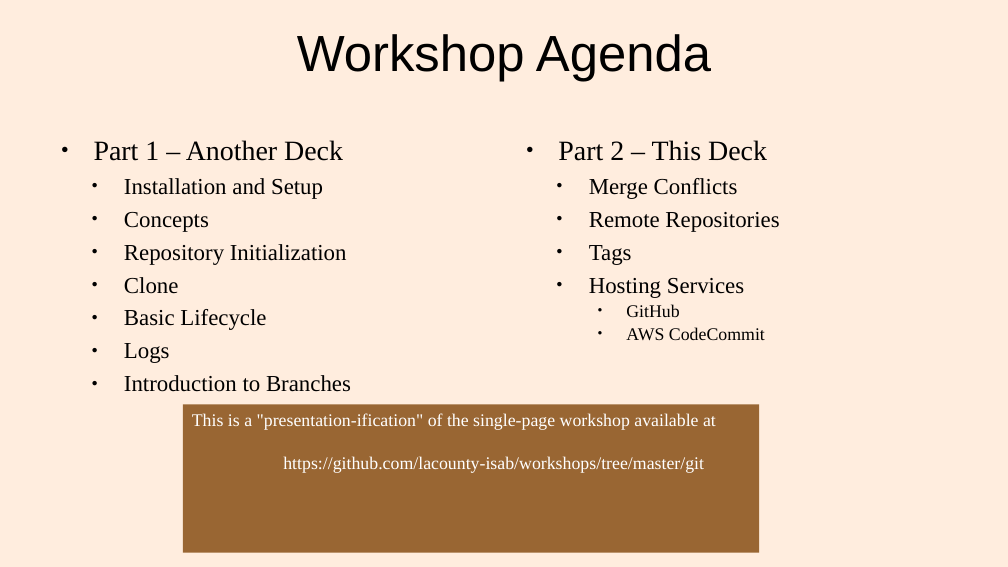
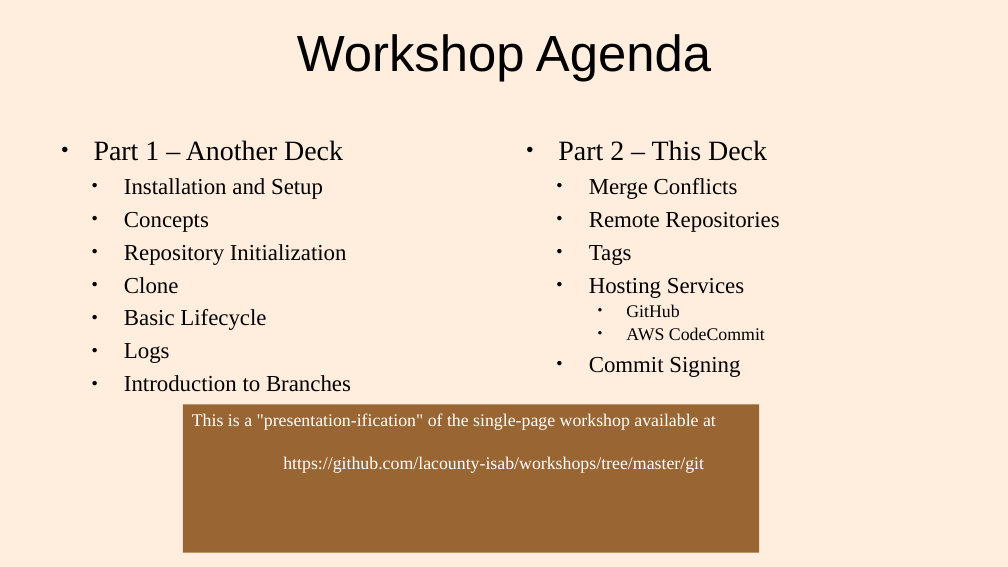
Before and after one commit to lacounty-isab/workshops, a slide deck: slide 2 of git/GitWorkshop2.odp. Drawn at 1008x567 pixels with LibreOffice and Linux fonts; fonts in the diff are those of the drawing. Boxes give left, top, right and bottom in pixels: in the first picture for what was removed or moved away, otherwise in the second. Text is boxed around its words. In the diff, an @@ line names an element or a change of style, - is before the commit and + after.

```diff
--- a/git/GitWorkshop2.odp
+++ b/git/GitWorkshop2.odp
@@ text at (x1=589, y1=357, x2=740, y2=377): paragraph added @@
+  ● Commit Signing
```
Also in this commit, not shown: 1 other slide changed, 7 other files.
